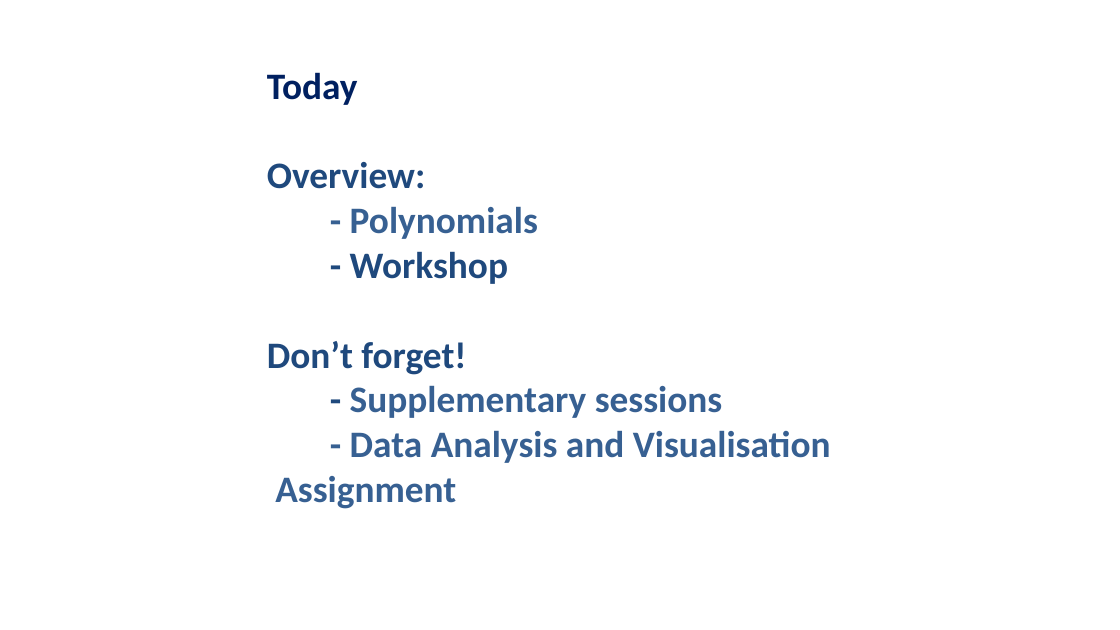
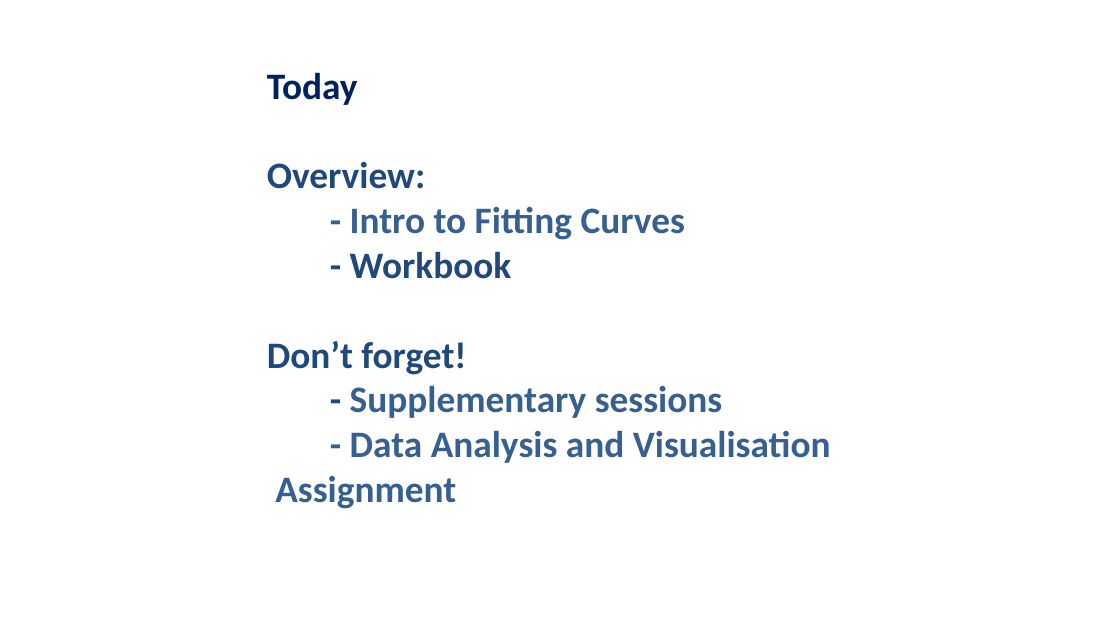
Before and after one commit to chrisjberry/datafluencyCB, a slide deck: slide 2 of slides/PSYC753_Chris3.pptx. Drawn at 1120x630 pixels with LibreOffice and Linux fonts; fonts in the diff are those of the drawing. Boxes give left, top, right and bottom in pixels: in the first picture for what was removed or moved away, otherwise in the second. Text is boxed around its words. In the diff, an @@ line names an element or a change of style, - is before the commit and + after.

```diff
--- a/slides/PSYC753_Chris3.pptx
+++ b/slides/PSYC753_Chris3.pptx
@@ title at bbox=[267, 72, 831, 509]: text changed @@
-Today
-Overview:
-- Polynomials
-- Workshop
-Don’t forget!
-- Supplementary sessions
-- Data Analysis and Visualisation Assignment
+Today
+Overview:
+- Intro to Fitting Curves
+- Workbook
+Don’t forget!
+- Supplementary sessions
+- Data Analysis and Visualisation Assignment
```
Also in this commit, not shown: 4 other slides changed, 1 other file.
